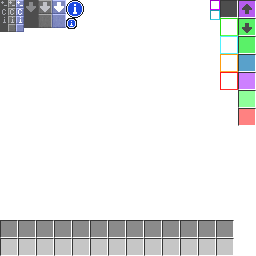
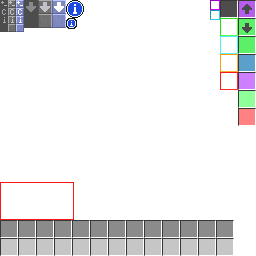
Two versions of the same layered image (256x256). Layer-by-layer changes:
painted on "Background" over [0, 182, 74, 220]
